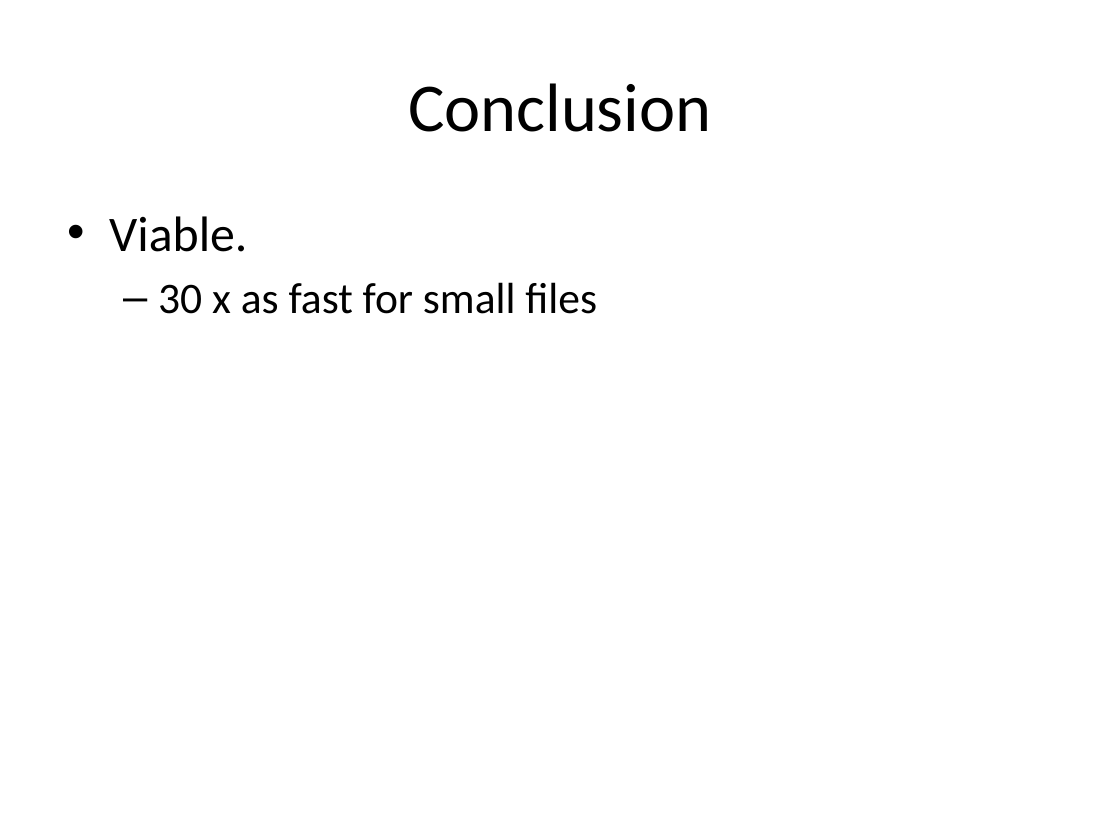
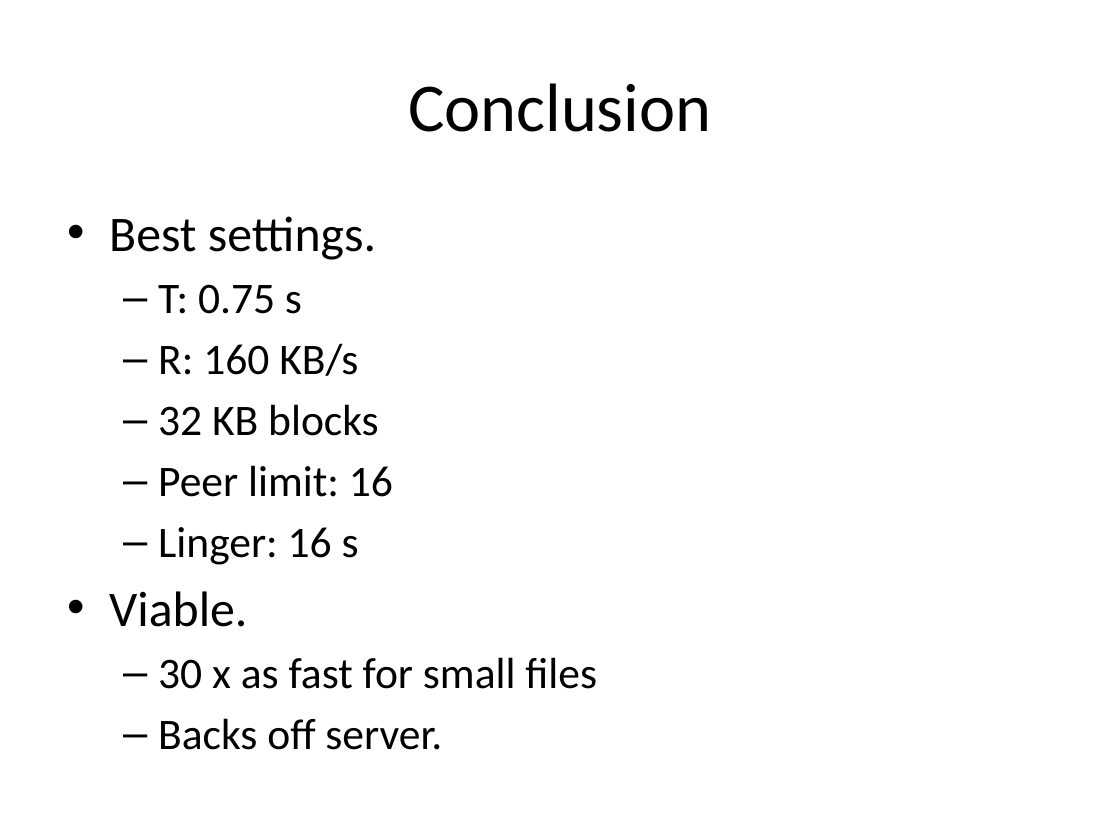
Before and after one commit to rdp/p2pwebclient, a slide deck: slide 34 of thesis_presentation/How to Make the Internet Faster.pptx (slide 31 before the commit). Drawn at 1120x840 pixels with LibreOffice and Linux fonts; fonts in the diff are those of the drawing. Boxes give left, top, right and bottom in pixels: in the first picture for what was removed or moved away, otherwise in the second. Text is boxed around its words. In the diff, an @@ line names an element or a change of style, - is before the commit and + after.

```diff
--- a/thesis_presentation/How to Make the Internet Faster.pptx
+++ b/thesis_presentation/How to Make the Internet Faster.pptx
@@ text at box(109, 216, 393, 565): paragraphs added @@
+• Best settings.
+  – T: 0.75 s
+  – R: 160 KB/s
+  – 32 KB blocks
+  – Peer limit: 16
+  – Linger: 16 s
@@ text at box(158, 718, 442, 750): paragraph added @@
+  – Backs off server.
```
Also in this commit, not shown: 17 other slides changed, 9 slides added, 1 slide removed, 2 other files.
